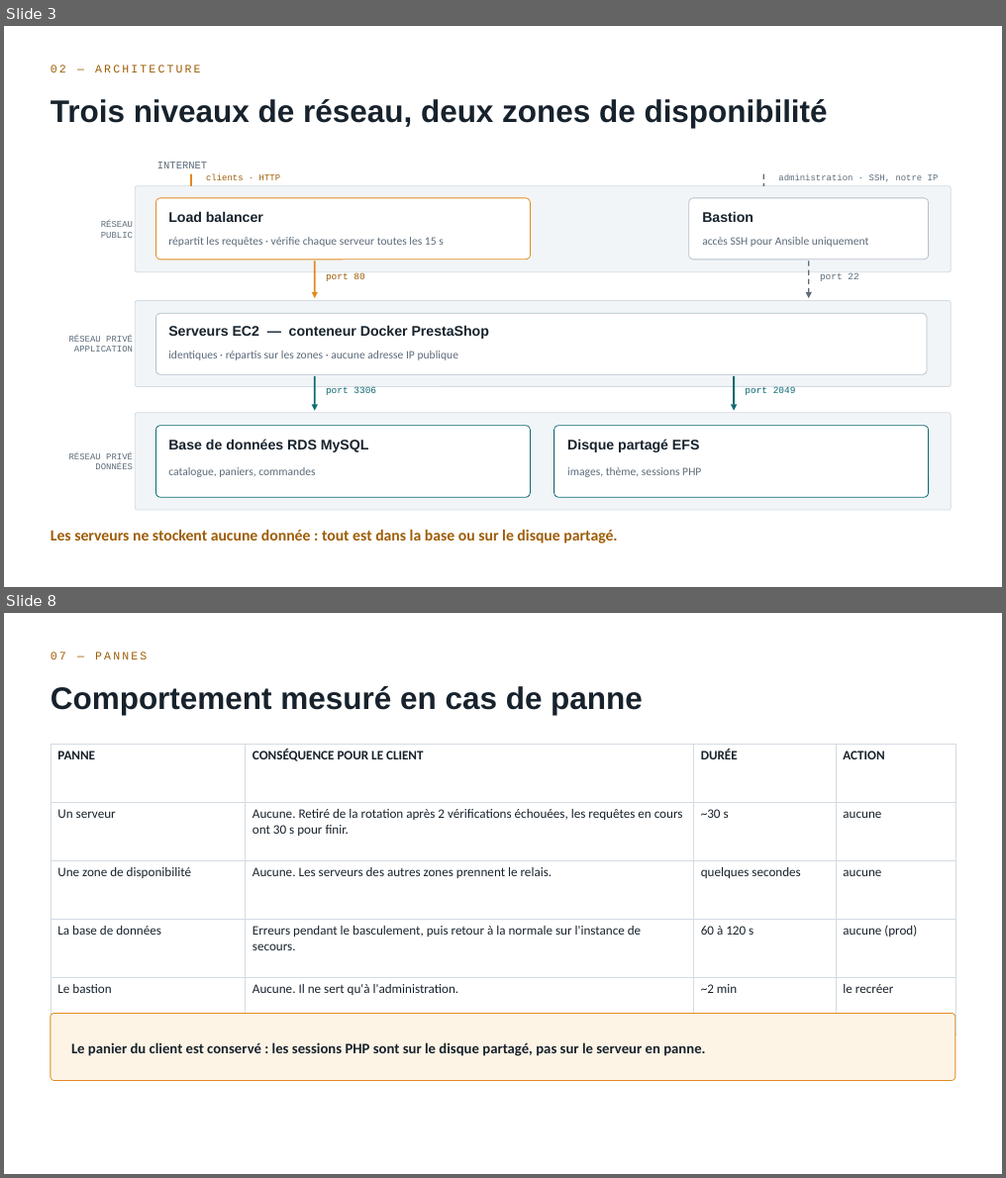
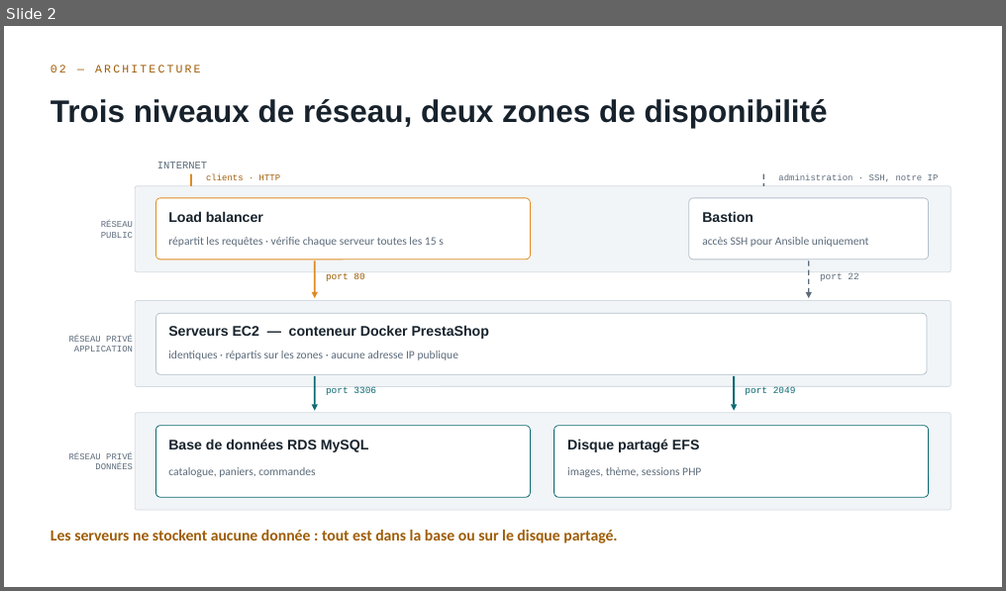
Before and after one commit to rayenebnt/5HASH, a slide deck: docs/soutenance-5hash.pptx. Shown one above the other, each under a label of ours: slides 3 and 8 before the commit, slide 2 after it; the slides between them are not shown. The pictures are 1006x1178 and 1006x591 pixels, drawn with LibreOffice and Linux fonts; fonts in the diff are those of the drawing. Boxes give left, top, right and bottom in pixels: in the first picture for what was removed or moved away, otherwise in the second. Text is boxed around its words. In the diff, an @@ line names an element or a change of style, - is before the commit and + after.

```diff
--- a/docs/soutenance-5hash.pptx
+++ b/docs/soutenance-5hash.pptx
@@ slide 8 removed at (4, 613, 1002, 1174), background #FFFFFF @@
@@ text removed at (51, 652, 147, 660) @@
-07 — PANNES
@@ text removed at (51, 686, 643, 715) @@
-Comportement mesuré en cas de panne
@@ table removed at (51, 744, 955, 999), 5 rows, 4 columns @@
-PANNE | CONSÉQUENCE POUR LE CLIENT | DURÉE | ACTION
-Un serveur | Aucune. Retiré de la rotation après 2 vérifications échouées, les requêtes en cours ont 30 s pour finir. | ~30 s | aucune
-Une zone de disponibilité | Aucune. Les serveurs des autres zones prennent le relais. | quelques secondes | aucune
-La base de données | Erreurs pendant le basculement, puis retour à la normale sur l'instance de secours. | 60 à 120 s | aucune (prod)
-Le bastion | Aucune. Il ne sert qu'à l'administration. | ~2 min | le recréer
@@ rounded rectangle removed at (51, 1014, 955, 1081) @@
@@ text removed at (71, 1043, 705, 1057) @@
-Le panier du client est conservé : les sessions PHP sont sur le disque partagé, pas sur le serveur en panne.
@@ what was slide 3 is now slide 2 @@
```
Also in this commit, not shown: 1 slide changed, 4 slides added, 9 other slides removed, 2 other files.
